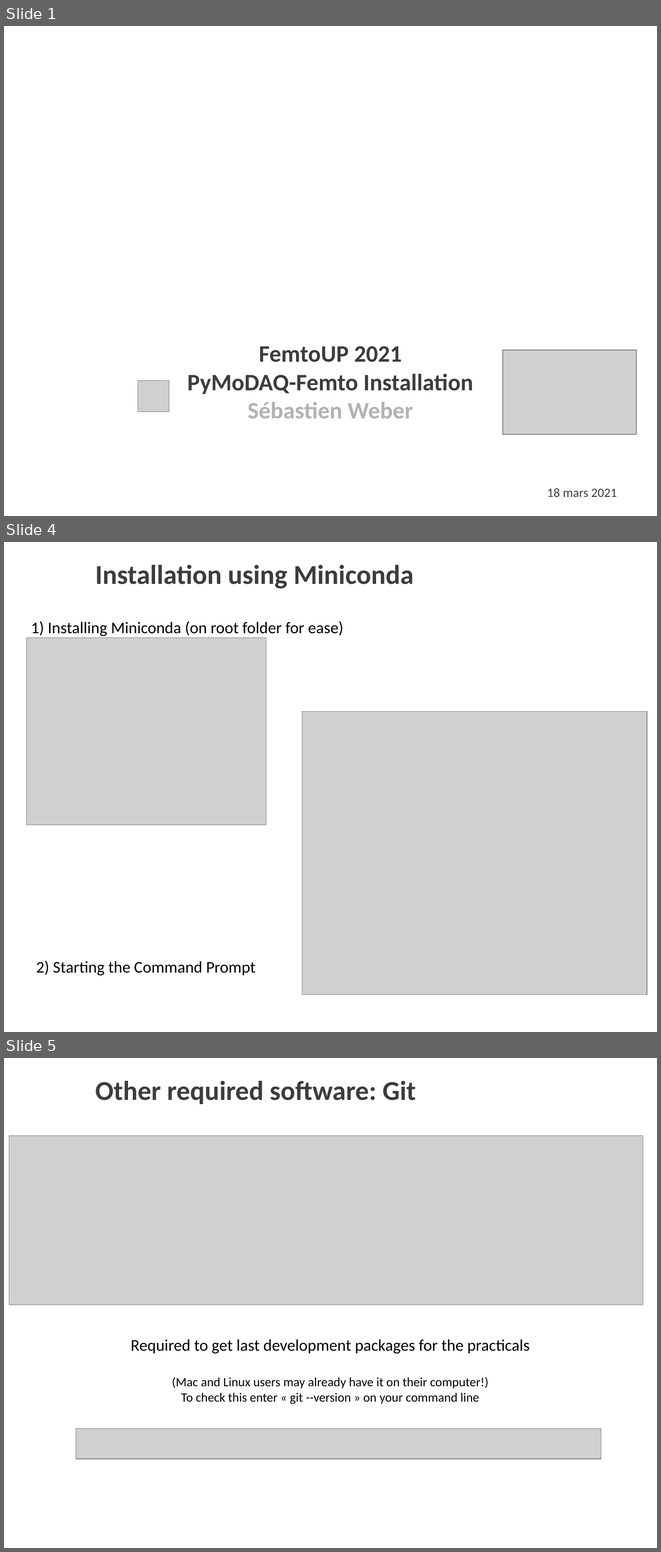
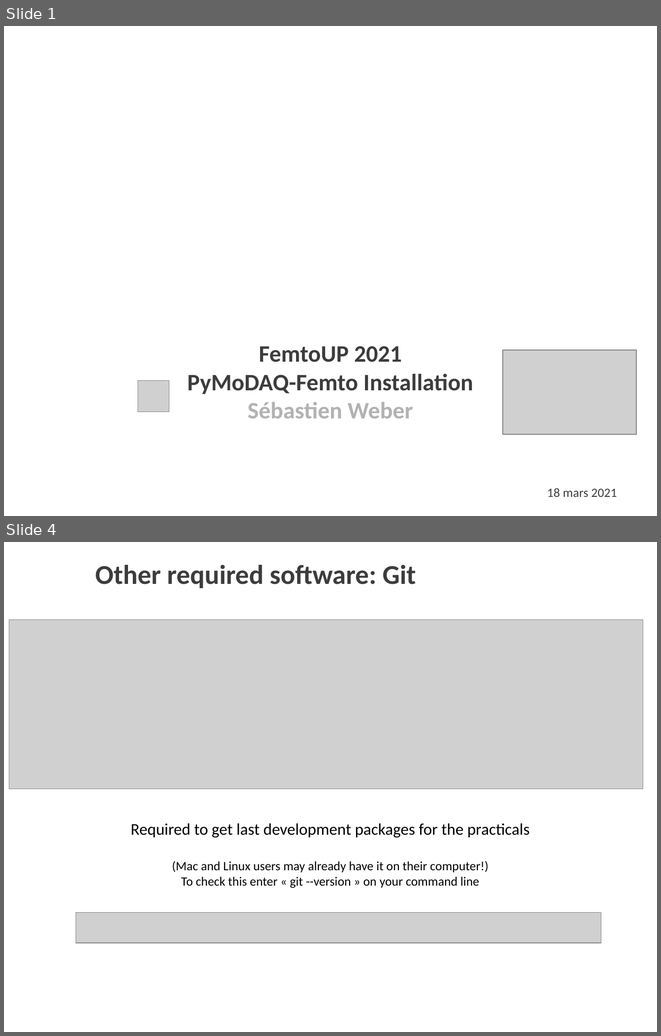
Before and after one commit to Ecole-Femto-2021/installation, a slide deck: install PyMoDAQ Femto.odp. Shown one above the other, each under a label of ours: slides 1, 4 and 5 before the commit, slides 1 and 4 after it; the slides between them are not shown. The pictures are 661x1552 and 661x1036 pixels, drawn with LibreOffice and Linux fonts; fonts in the diff are those of the drawing; grey boxes stand for pictures; background and template pictures are left out. Boxes give left, top, right and bottom in pixels: in the first picture for what was removed or moved away, otherwise in the second. Text is boxed around its words. In the diff, an @@ line names an element or a change of style, - is before the commit and + after.

Commit message:
added presentation to install the env

```diff
--- a/install PyMoDAQ Femto.odp
+++ b/install PyMoDAQ Femto.odp
@@ slide 4 removed at (x1=4, y1=542, x2=657, y2=1032), background picture (left out) @@
@@ text removed at (x1=95, y1=565, x2=414, y2=589) @@
-Installation using Miniconda
@@ text removed at (x1=31, y1=621, x2=344, y2=636) @@
-1) Installing Miniconda (on root folder for ease)
@@ picture removed at (x1=27, y1=637, x2=266, y2=824) @@
@@ picture removed at (x1=302, y1=711, x2=647, y2=995) @@
@@ text removed at (x1=36, y1=960, x2=255, y2=976) @@
-2) Starting the Command Prompt
@@ what was slide 5 is now slide 4 @@
```
Also in this commit, not shown: 1 slide changed, 2 slides added, 4 other slides removed, 2 other files.
